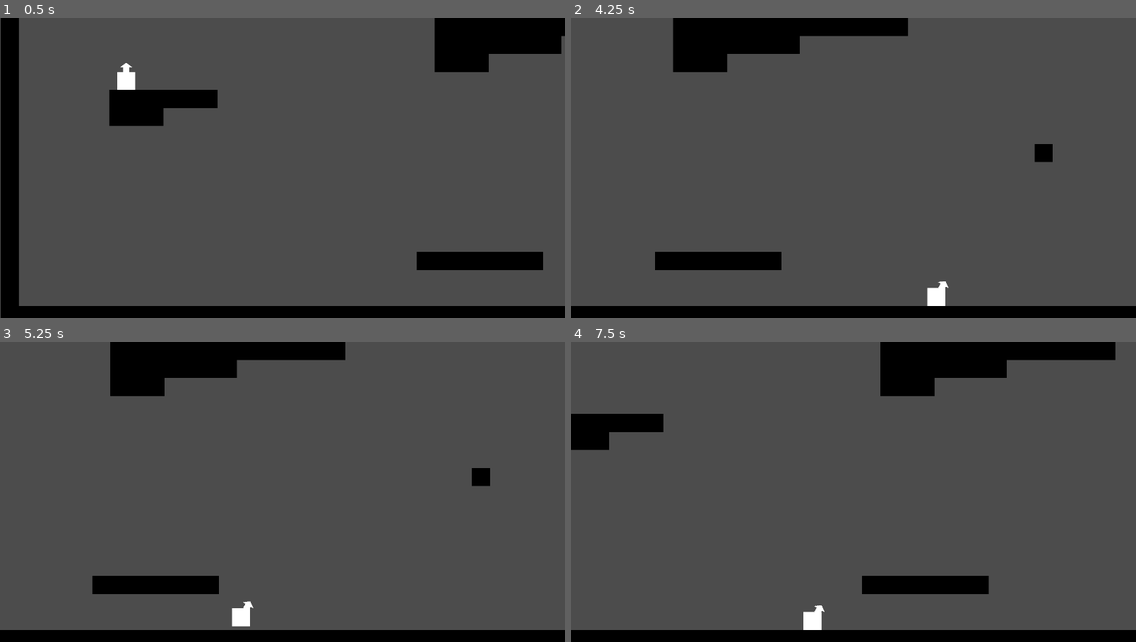
Above: before the commit, frames 1-4 (two rows, left to right).
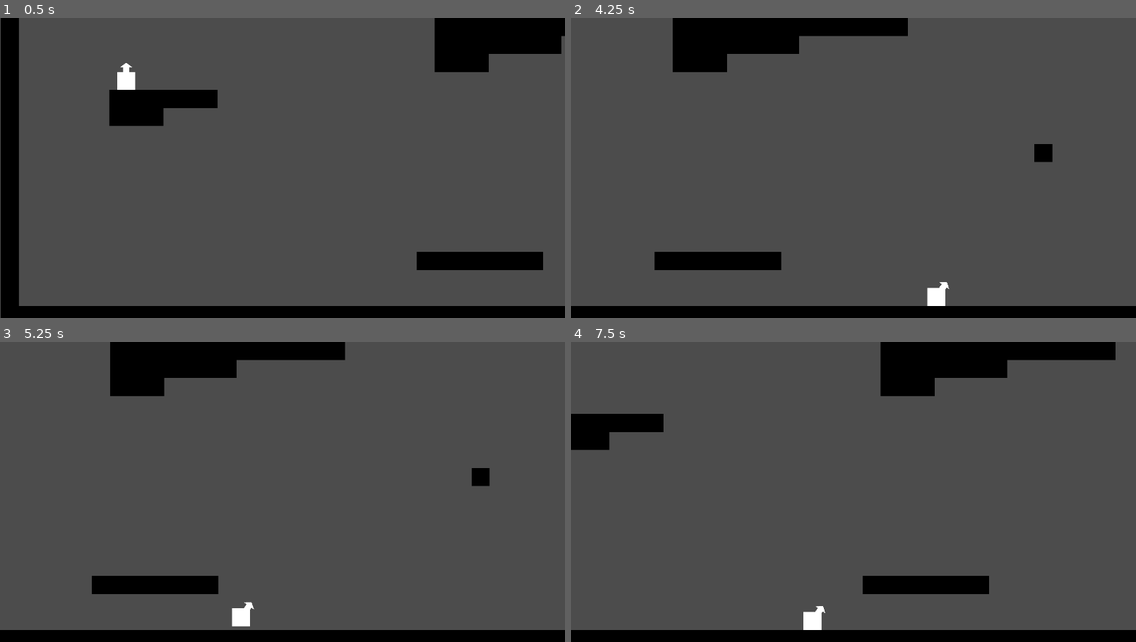
Above: after the commit, the same moments.

Repository: cjsweeten101/dws
Game: Godot game, scene res://Levels/TestingLevel.tscn
Two runs of this game, one before a commit and one after it. Both use one fixed random seed, a clock stepped at 60 frames per second and the inputs below.
Inputs:
- Up to frame 1 (0.5 s): no input
- Up to frame 2 (4.25 s): tap Enter (action) at 0.5, 0.6, 1.35, 2.1, 2.85, 3.6 s; hold D (right) 0.53-2.03 s; hold A (left) 2.03-2.78 s; hold D (right) from 2.78 s (still down)
- Up to frame 3 (5.25 s): release D (right) at 4.28 s; hold A (left) 4.28-5.03 s; tap Enter (action) at 4.35, 5.1 s; hold D (right) from 5.03 s (still down)
- Up to frame 4 (7.5 s): release D (right) at 5.78 s; hold A (left) 5.78-7.28 s; tap Enter (action) at 5.85, 6.6, 7.35 s; hold D (right) from 7.28 s (still down)

Frame 1 is identical in both runs. In frame 2, less than 0.1% of the frame differs, in the area x 14-83%, y 0-91%; in frame 3, less than 0.1%, in the area x 16-87%, y 0-90%; in frame 4, less than 0.1%.

Commit message:
grapple timer fast

Diff:
--- a/Player/Player.gd
+++ b/Player/Player.gd
@@ -57,7 +57,7 @@
 	if grappled:
 		$GrappleCast.rotation_degrees = (grapple_point - global_position).normalized().angle()*180/PI - 90
 	else:
-		$GrappleCast.rotation_degrees = 180 + current_speed.x/max_speed*(30)
+		$GrappleCast.rotation_degrees = 180 + current_speed.x/max_speed*(35)
 
 func reel_in():
 	var grapple_vector = (grapple_point - global_position)
--- a/Player/Player.tscn
+++ b/Player/Player.tscn
@@ -60,7 +60,7 @@
 [node name="GrappleCoolDown" type="Timer" parent="." index="4"]
 
 process_mode = 1
-wait_time = 0.3
+wait_time = 0.1
 one_shot = false
 autostart = false
 
